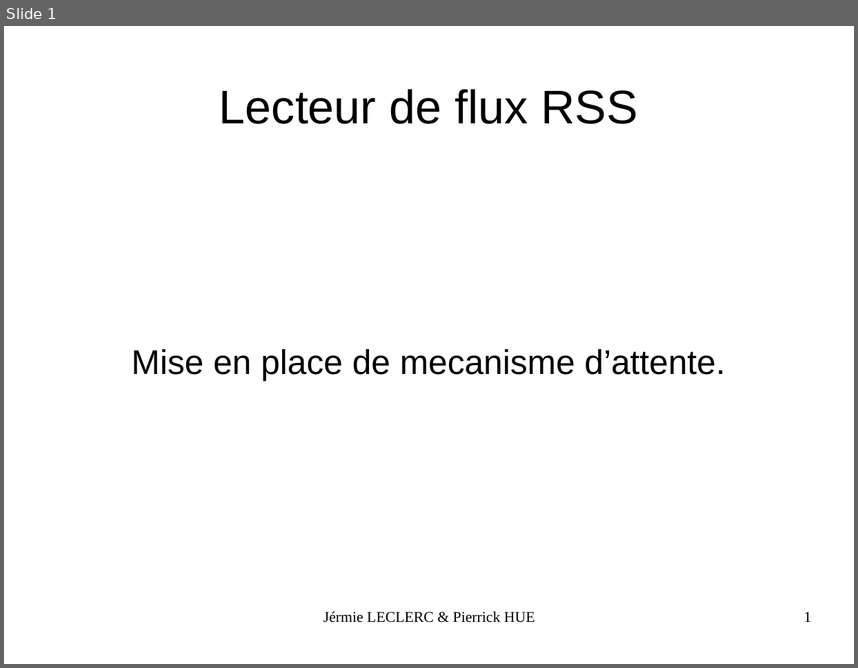
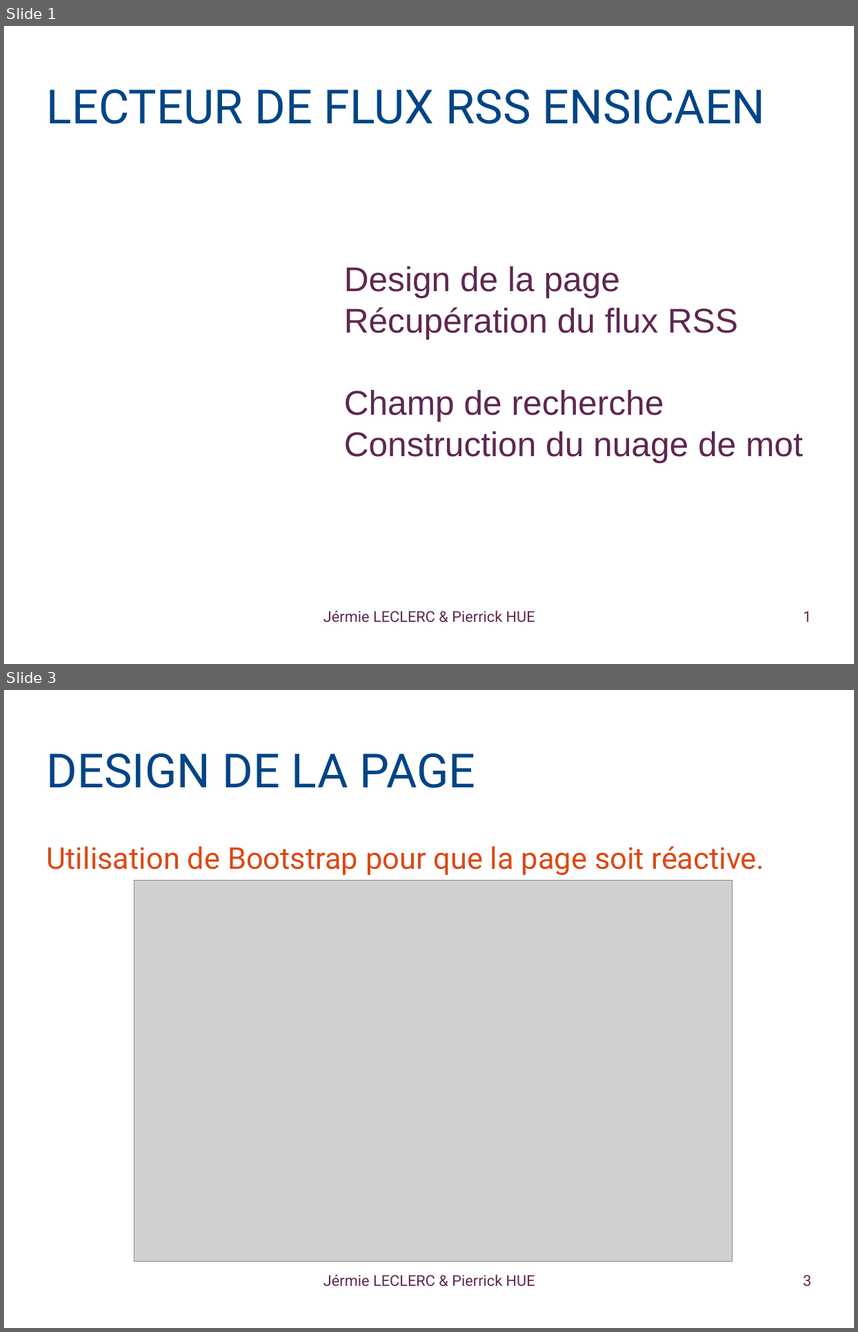
Before and after one commit to Jeremielc/ENSICaen_RSSFeedProject, a slide deck: Presentation/RSSFeedReader.odp. Shown one above the other, each under a label of ours: slide 1 before the commit, slides 1 and 3 after it; the slides between them are not shown. The pictures are 858x668 and 858x1332 pixels, drawn with LibreOffice and Linux fonts; fonts in the diff are those of the drawing; grey boxes stand for pictures; background and template pictures are left out. Boxes give left, top, right and bottom in pixels: in the first picture for what was removed or moved away, otherwise in the second. Text is boxed around its words. In the diff, an @@ line names an element or a change of style, - is before the commit and + after.

```diff
--- a/Presentation/RSSFeedReader.odp
+++ b/Presentation/RSSFeedReader.odp
@@ slide 3 added at [4, 690, 854, 1328], background picture (left out) @@
@@ title added at [47, 753, 476, 788], 44 pt, text #004586 @@
+DESIGN DE LA PAGE
@@ text added at [47, 846, 765, 875], 28 pt, text #DD4814 @@
+Utilisation de Bootstrap pour que la page soit réactive.
@@ picture added at [134, 880, 733, 1261] @@
@@ text added at [323, 1274, 535, 1286], 14 pt, text #5E2750 @@
+Jérmie LECLERC & Pierrick HUE
@@ page number added at [803, 1274, 811, 1286], 14 pt, text #5E2750 @@
+3
@@ slide 1 changed as well @@
@@ title at [47, 89, 766, 124]: text changed; font Arial to Roboto; text colour #000000 to #004586 @@
-Lecteur de flux RSS
+LECTEUR DE FLUX RSS ENSICAEN
@@ subtitle added at [344, 266, 803, 462], 32 pt, text #5E2750 @@
+Design de la page
+Récupération du flux RSS
+Champ de recherche
+Construction du nuage de mot
@@ subtitle removed at [132, 349, 725, 380] @@
-Mise en place de mecanisme d’attente.
@@ text "Jérmie LECLERC & Pierrick HUE" at [323, 610, 535, 622]: font Times New Roman to Roboto, text colour #000000 to #5E2750 @@
@@ page number at [803, 610, 811, 621]: font Times New Roman to Roboto, text colour #000000 to #5E2750 @@
```
Also in this commit, not shown: 2 other slides changed, 4 other slides added, 18 other files.
